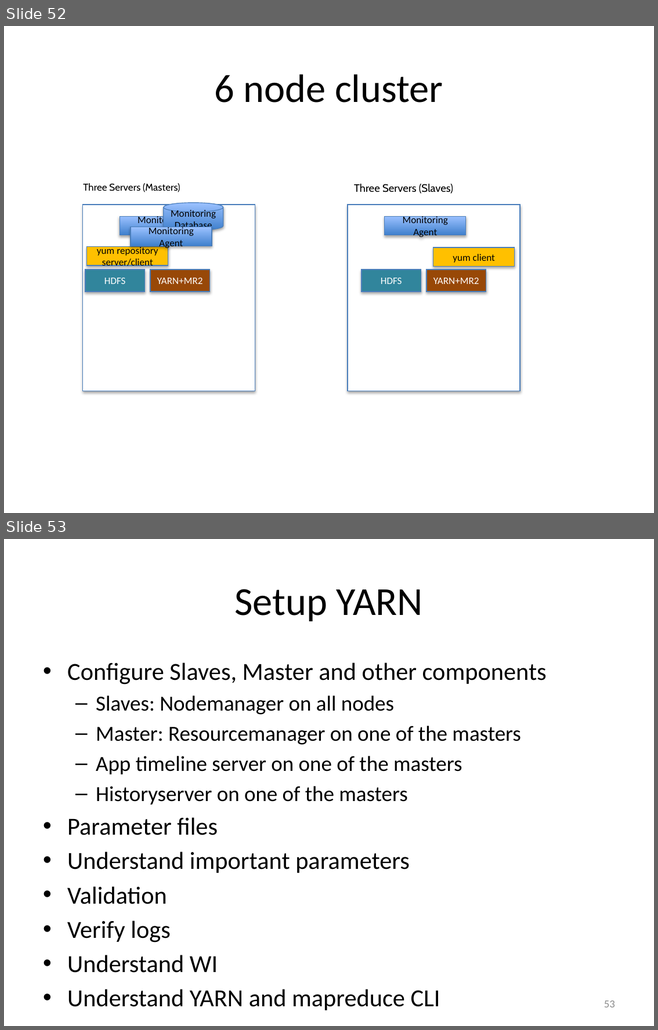
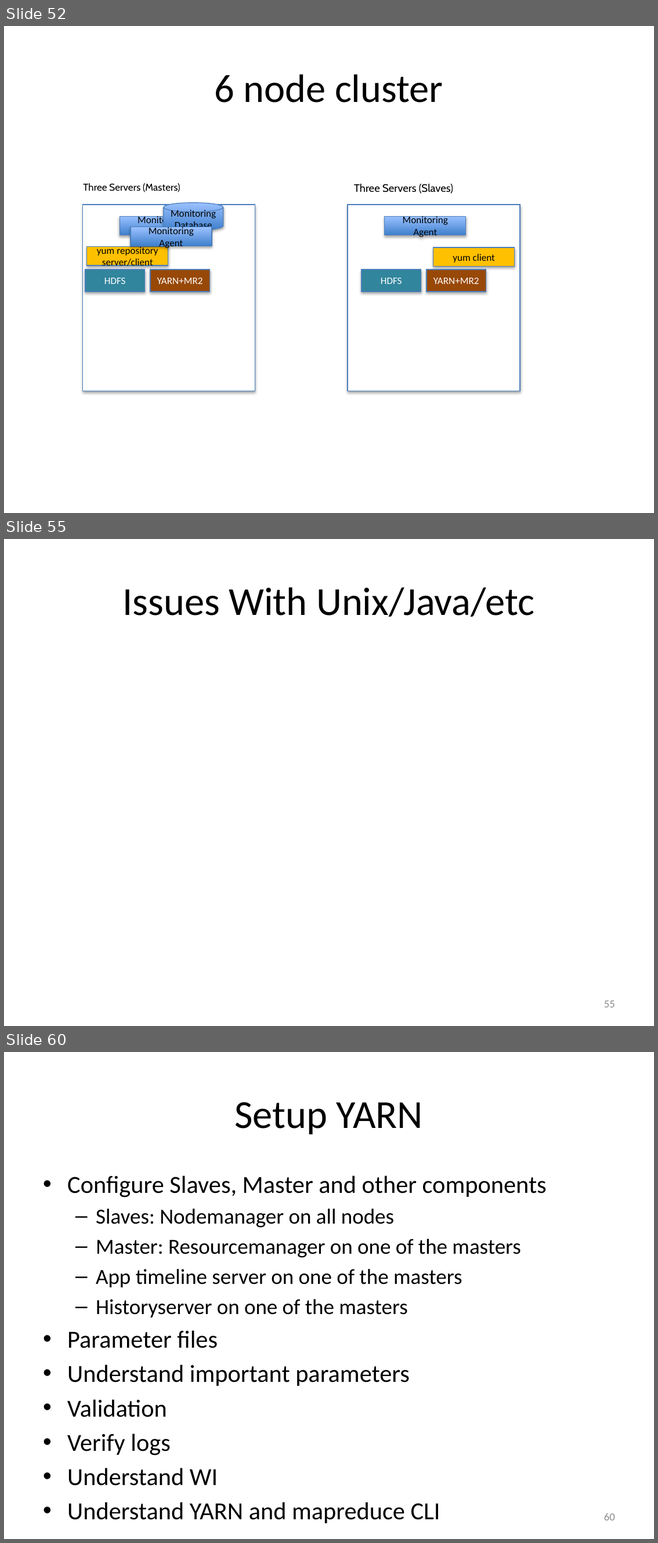
Before and after one commit to rakeshtds/HadoopCoreDev, a slide deck: ppts/SetupHadoopCoreComponents.pptx. Shown one above the other, each under a label of ours: slides 52 and 53 before the commit, slides 52, 55 and 60 after it; the slides between them are not shown. The pictures are 658x1030 and 658x1543 pixels, drawn with LibreOffice and Linux fonts; fonts in the diff are those of the drawing. Boxes give left, top, right and bottom in pixels: in the first picture for what was removed or moved away, otherwise in the second. Text is boxed around its words. In the diff, an @@ line names an element or a change of style, - is before the commit and + after.

```diff
--- a/ppts/SetupHadoopCoreComponents.pptx
+++ b/ppts/SetupHadoopCoreComponents.pptx
@@ slide 55 added at <box>4,539,654,1026</box>, background #FFFFFF @@
@@ title added at <box>122,587,534,617</box>, 44 pt, text #000000 @@
+Issues With Unix/Java/etc
@@ page number added at <box>604,1001,615,1008</box>, 12 pt, text #8C8C8C @@
+55
@@ what was slide 53 is now slide 60 @@
@@ page number at <box>604,1513,615,1521</box>: text changed @@
-53
+60
```
Also in this commit, not shown: 6 other slides added, 19 other files.
